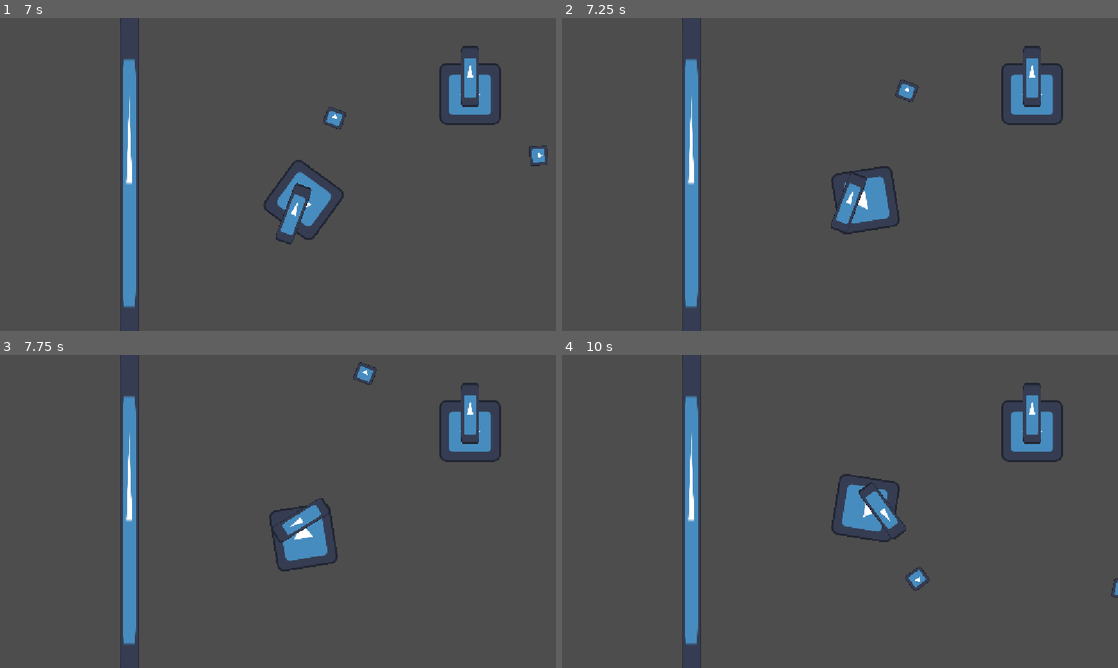
Above: before the commit, frames 1-4 (two rows, left to right).
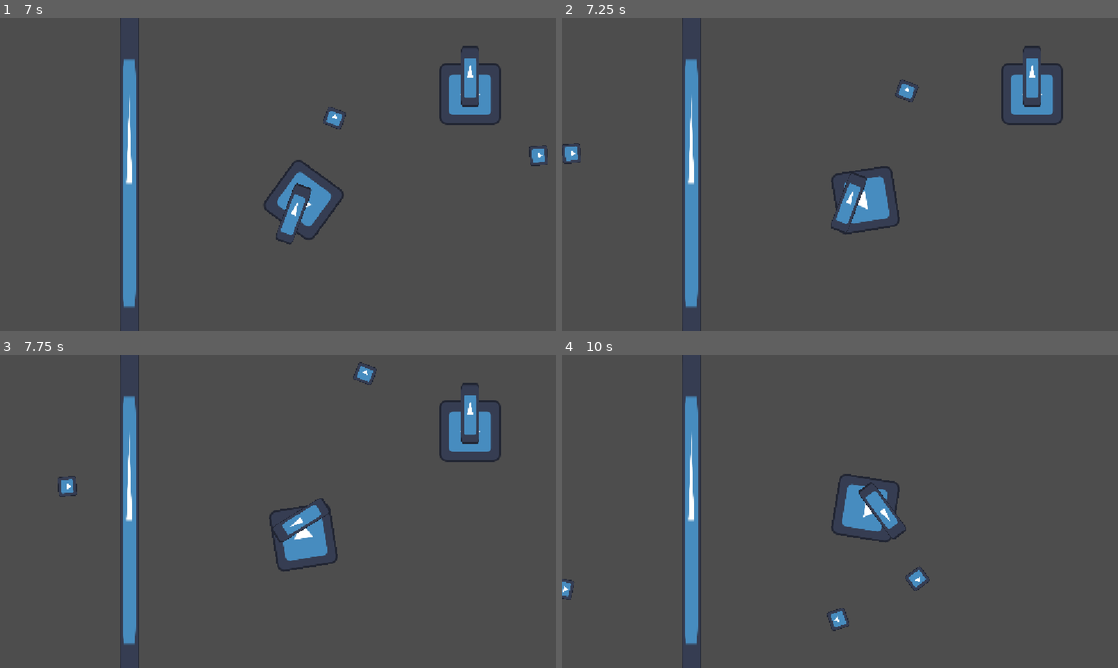
Above: after the commit, the same moments.

Repository: AugWii/GMTK-Game-Jam-Project
Game: Godot game, scene res://scenes/main.tscn
The game is run twice, just before and just after one commit, with the same random seed, the same clock (stepped at 60 frames per second) and the same inputs. The engine's default icon, where the game draws it, is replaced by a stand-in: a white triangle on a blue panel in a dark square.
Inputs (mouse positions are in pixels of both pictures, inside the frame that each line leads up to):
- Up to frame 1 (7 s): click "Play" at 0.5 s; tap Enter at 1.25, 2.75, 4.25 s; move the mouse to (250, 237) at 1.27 s; press the mouse at (250, 237) at 1.28 s; hold W (move_forward) 1.28-2.78 s; tap Space at 2, 3.5, 5 s; move the mouse to (444, 221) at 2.02 s; release the mouse at (444, 221) at 2.03 s; click (444, 221) at 2.1 s; move the mouse to (111, 127) at 2.77 s; press the mouse at (111, 127) at 2.78 s; hold A (turn_left) 2.78-4.28 s; move the mouse to (305, 174) at 3.52 s; release the mouse at (305, 174) at 3.53 s; click (305, 174) at 3.6 s; move the mouse to (194, 96) at 4.27 s; press the mouse at (194, 96) at 4.28 s; hold S (move_backward) 4.28-5.03 s; move the mouse to (400, 158) at 5.02 s; release the mouse at (400, 158) at 5.03 s; hold D (turn_right) 5.03-5.78 s; click (400, 158) at 5.1 s; move the mouse to (166, 190) at 5.77 s; press the mouse at (166, 190) at 5.78 s; hold W (move_forward) 5.78-6.53 s; move the mouse to (333, 105) at 6.52 s; release the mouse at (333, 105) at 6.53 s; hold D (turn_right) from 6.53 s (still down); click (333, 105) at 6.6 s
- Up to frame 2 (7.25 s): keep holding D (turn_right)
- Up to frame 3 (7.75 s): keep holding D (turn_right); move the mouse to (250, 574) at 7.27 s; press the mouse at (250, 574) at 7.28 s
- Up to frame 4 (10 s): move the mouse to (1006, 558) at 8.02 s; release the mouse at (1006, 558) at 8.03 s; click (1006, 558) at 8.1 s; move the mouse to (673, 464) at 8.77 s; release D (turn_right) at 8.78 s; press the mouse at (673, 464) at 8.78 s; hold S (move_backward) 8.78-9.53 s; move the mouse to (867, 511) at 9.52 s; release the mouse at (867, 511) at 9.53 s; hold A (turn_left) from 9.53 s (still down); click (867, 511) at 9.6 s

Frame 1 is identical in both runs. In frame 2, 0.1% of the frame differs, in the area x 0-4%, y 40-47%; in frame 3, 0.1%; in frame 4, 1.5%, in the area x 0-100%, y 8-89%.

Commit message:
fixed bullets and added screen wrapping for player and bullets

Diff:
--- a/scenes/bullet.tscn
+++ b/scenes/bullet.tscn
@@ -9,7 +9,7 @@
 [sub_resource type="CircleShape2D" id="CircleShape2D_uwi0j"]
 radius = 24.0
 
-[node name="bullet" type="CharacterBody2D" unique_id=588871558]
+[node name="bullet" type="CharacterBody2D" unique_id=526558100]
 script = ExtResource("1_y25gk")
 
 [node name="Sprite2D" type="Sprite2D" parent="." unique_id=148779865]
--- a/scripts/bullet.gd
+++ b/scripts/bullet.gd
@@ -17,7 +17,7 @@
 		bullet_team = teams.PLAYER
 	else:
 		bullet_team = teams.ENEMY
-	life_timer.start(5)
+	life_timer.start(10)
 	position = start_pos
 	rotate(rotation_direction_rad)
 	velocity.y = -bullet_speed
@@ -25,12 +25,30 @@
 	position += velocity.normalized() * spawn_distance
 	bouces_left = total_bounces
 
-func _physics_process(delta: float) -> void:
+func _physics_process(_delta: float) -> void:
+	var screen_rect: Rect2 = Rect2(-get_viewport_rect().get_center(), get_viewport_rect().size)
+	var y_size = screen_rect.size.y/2
+	var x_size = screen_rect.size.x/2
+	if !screen_rect.has_point(position):
+		if -position.y > y_size + 1:
+			position.y = y_size
+		elif position.y > y_size + 1:
+			position.y = -y_size
+
+		if -position.x > x_size + 1:
+			position.x = x_size
+		elif position.x > x_size + 1:
+			position.x = -x_size
+
 	var collision = move_and_collide(velocity)
 	if collision:
 		velocity = velocity.bounce(collision.get_normal())
 		rotation = velocity.angle() + deg_to_rad(90)
-		bouces_left -= 1
+		if bouces_left == 0:
+			queue_free()
+		else:
+			bouces_left -= 1
+
 
 func _on_life_timer_timeout() -> void:
 	queue_free()
@@ -40,8 +58,6 @@
 	if body is Enemy:
 		body.get_hit()
 		valid_hit = true
-	elif bouces_left == 0:
-		valid_hit = true
 
 	if valid_hit:
 		queue_free()
--- a/scripts/main.gd
+++ b/scripts/main.gd
@@ -2,10 +2,14 @@
 
 @onready var player: Player = $Player
 @onready var main_menu = $MainMenu
+@onready var camera: Camera2D = $Camera2D
 
 func _ready() -> void:
 	get_tree().paused = true
 	main_menu.visible = true
+
+func _physics_process(_delta: float) -> void:
+	pass
 
 func _on_main_menu_start_game() -> void:
 	var countdown_ui = $GUI/Control/Countdown
--- a/scripts/player.gd
+++ b/scripts/player.gd
@@ -53,6 +53,20 @@
 	cannon_angle = get_angle_to(get_global_mouse_position()) + deg_to_rad(90)
 	cannon_sprite.rotation = cannon_angle
 
+	var screen_rect: Rect2 = Rect2(-get_viewport_rect().get_center(), get_viewport_rect().size)
+	var y_size = screen_rect.size.y/2
+	var x_size = screen_rect.size.x/2
+	if !screen_rect.has_point(position):
+		if -position.y > y_size + 1:
+			position.y = y_size
+		elif position.y > y_size + 1:
+			position.y = -y_size
+
+		if -position.x > x_size + 1:
+			position.x = x_size
+		elif position.x > x_size + 1:
+			position.x = -x_size
+
 	if turning != 0:
 		rotate(turning * deg_to_rad(turn_speed))
 	elif moving_dir != 0:
